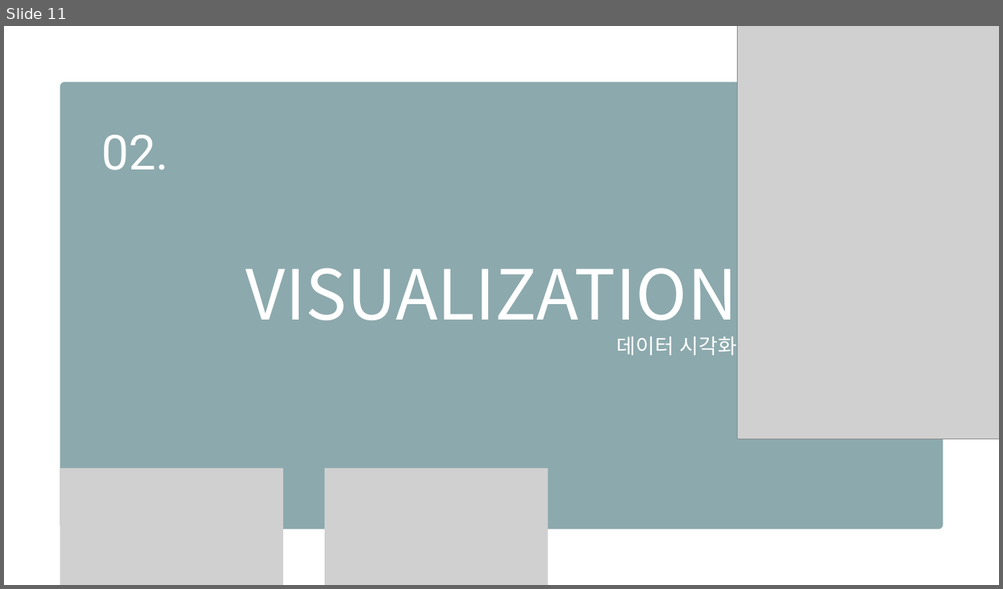
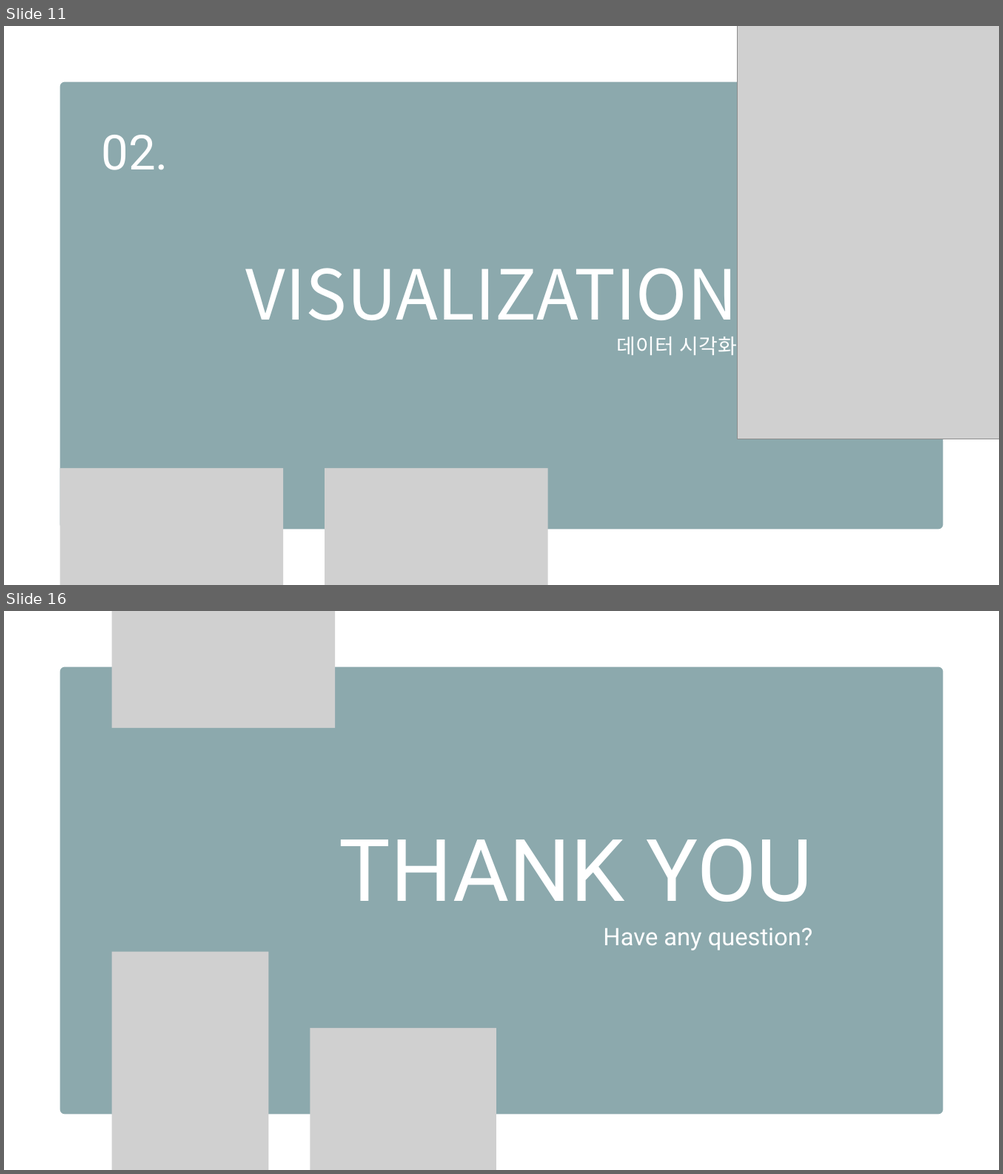
Before and after one commit to lessize/pythonstudy, a slide deck: climing/ppt/미니프로젝트1.pptx. Shown one above the other, each under a label of ours: slide 11 before the commit, slides 11 and 16 after it; the slides between them are not shown. The pictures are 1003x589 and 1003x1174 pixels, drawn with LibreOffice and Linux fonts; fonts in the diff are those of the drawing; grey boxes stand for pictures. Boxes give left, top, right and bottom in pixels: in the first picture for what was removed or moved away, otherwise in the second. Text is boxed around its words. In the diff, an @@ line names an element or a change of style, - is before the commit and + after.

```diff
--- a/climing/ppt/미니프로젝트1.pptx
+++ b/climing/ppt/미니프로젝트1.pptx
@@ slide 16 added at [4, 611, 999, 1170], background #FFFFFF @@
@@ picture added at [112, 611, 336, 729] @@
@@ freeform shape added at [60, 667, 942, 1114], fill #8CA9AD @@
@@ text added at [339, 839, 812, 902], 125 pt, text #FFFFFF @@
+THANK YOU
@@ text added at [603, 928, 812, 951], 35 pt, text #FFFFFF @@
+Have any question?
@@ picture added at [112, 951, 269, 1170] @@
@@ picture added at [310, 1028, 496, 1170] @@
```
Also in this commit, not shown: 2 slides changed, 4 other slides added, 36 other files.
